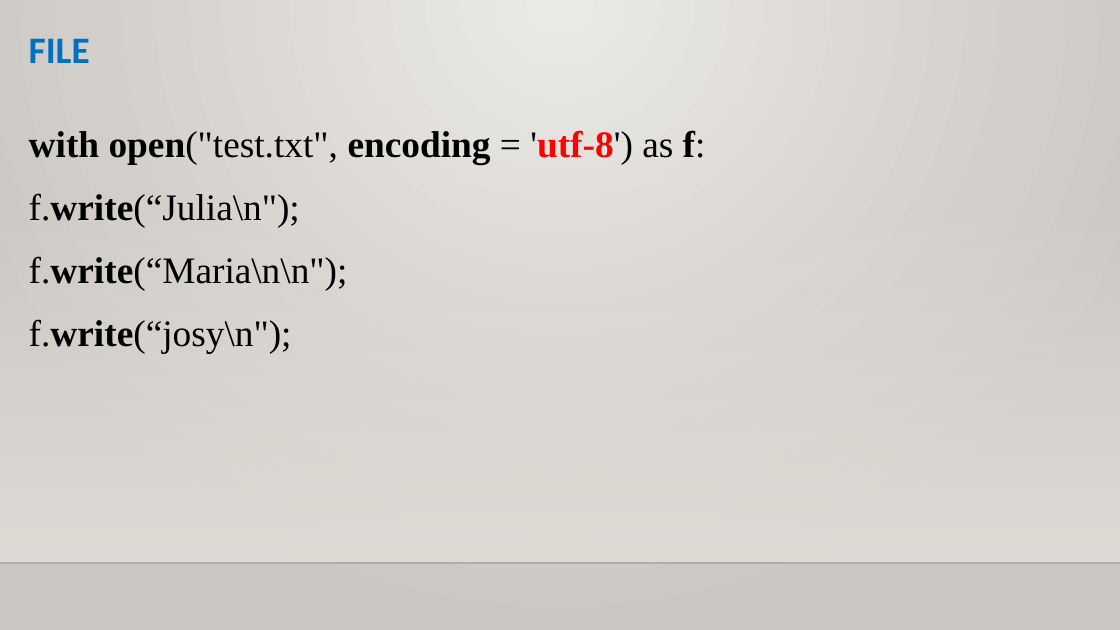
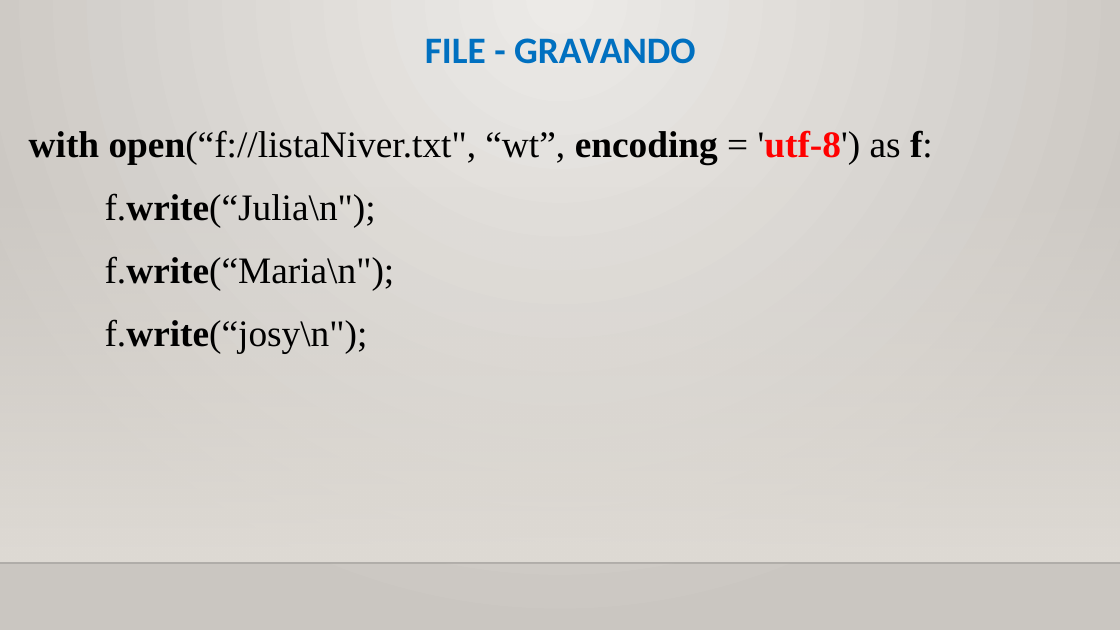
Before and after one commit to CloudEducationBrazil/WydenPythonParadigmas, a slide deck: slide 21 of 01 Classes/Aula 10 Programação Python - Arquivos e JSON.pptx (slide 20 before the commit). Drawn at 1120x630 pixels with LibreOffice and Linux fonts; fonts in the diff are those of the drawing; background and template pictures are left out. Boxes give left, top, right and bottom in pixels: in the first picture for what was removed or moved away, otherwise in the second. Text is boxed around its words. In the diff, an @@ line names an element or a change of style, - is before the commit and + after.

```diff
--- a/01 Classes/Aula 10 Programação Python - Arquivos e JSON.pptx
+++ b/01 Classes/Aula 10 Programação Python - Arquivos e JSON.pptx
@@ title at (425,38,696,64): text changed @@
-FILE
+FILE - GRAVANDO
@@ text at (29,130,933,164): text changed; bold off @@
-with open("test.txt", encoding = 'utf-8') as f:
+with open(“f://listaNiver.txt", “wt”, encoding = 'utf-8') as f:
@@ text at (105,193,376,353): list level 1 to 2 in "f.write(“Julia\n");"; list level 1 to 2 in "f.write(“josy\n");" @@
@@ text at (105,256,395,290): text changed @@
-f.write(“Maria\n\n");
+  f.write(“Maria\n");
```
Also in this commit, not shown: 17 other slides changed, 6 slides added, 2 other files.
